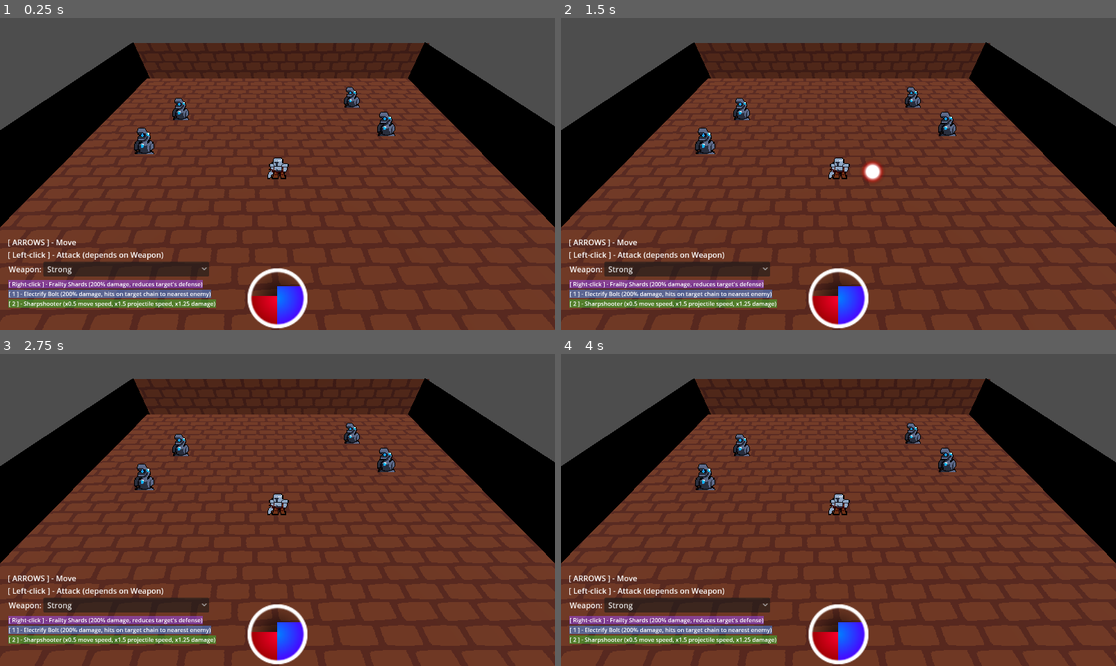
Above: before the commit, frames 1-4 (two rows, left to right).
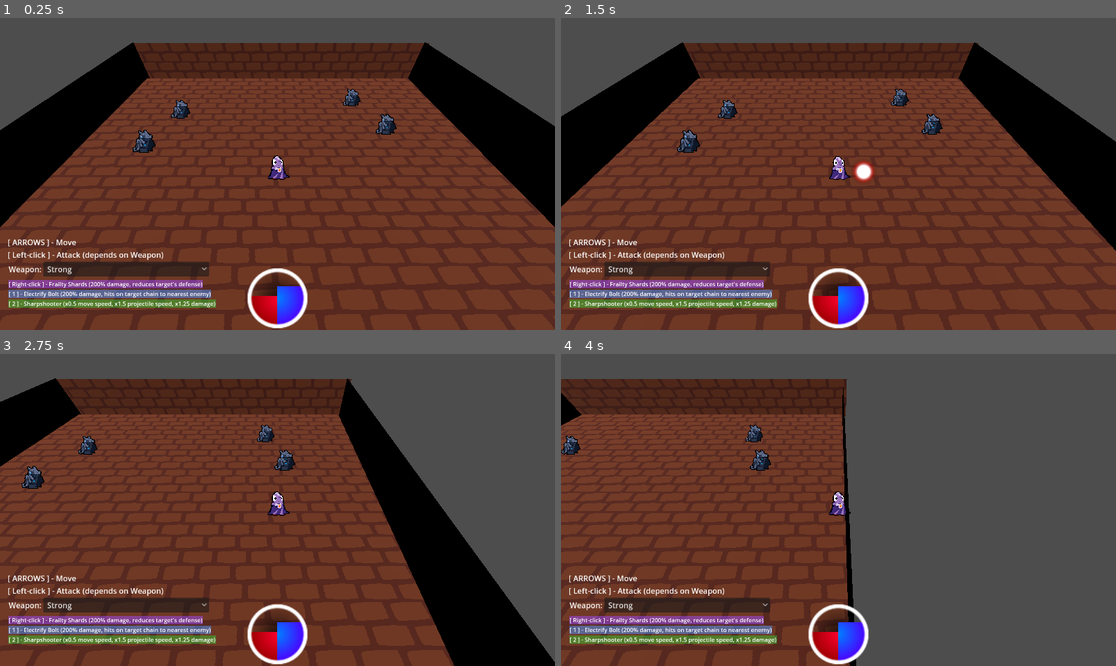
Above: after the commit, the same moments.

Repository: don-tnowe/godot-wyvernquest-rpg
Game: Godot game, scene res://src/main.tscn
Two runs of this game, one before a commit and one after it. Both use one fixed random seed, a clock stepped at 60 frames per second and the inputs below.
Inputs (mouse positions are in pixels of both pictures, inside the frame that each line leads up to):
- Up to frame 1 (0.25 s): no input
- Up to frame 2 (1.5 s): click "Strong" at 0.5 s; tap Enter at 1.25 s; move the mouse to (960, 158) at 1.27 s; hold D (move_right) from 1.28 s (still down); hold Ctrl from 1.28 s (still down); click (960, 158) at 1.42 s
- Up to frame 3 (2.75 s): release D (move_right) at 2 s; release Ctrl at 2 s; drag from (166, 525) to (249, 572) at 2.02 s
- Up to frame 4 (4 s): move the mouse to (894, 441) at 2.77 s; hold D (move_right) 2.78-3.5 s; tap Z at 2.85 s; drag from (810, 572) to (672, 463) at 3.52 s

The runs differ from the first frame. In frame 1, 0.8% of the frame differs, in the area x 23-72%, y 22-52%; in frame 2, 7.7%; in frame 3, 35%; in frame 4, 52%, in the area x 0-100%, y 7-100%.

Commit message:
Update sprites and scenes

Diff:
--- a/src/main.tscn
+++ b/src/main.tscn
@@ -82,7 +82,7 @@
 region_rect = Rect2(0, 0, 1024, 128)
 
 [node name="StaticBody3D5" type="StaticBody3D" parent="Level"]
-transform = Transform3D(-1, 0, -8.74228e-08, 0, 1, 0, 8.74228e-08, 0, -1, 0.122757, 1.61524, 5.09552)
+transform = Transform3D(-1, 0, -8.74228e-08, 0, 1, 0, 8.74228e-08, 0, -1, 0.122757, 0.584499, 5.09552)
 
 [node name="CollisionShape3D" type="CollisionShape3D" parent="Level/StaticBody3D5"]
 transform = Transform3D(1, 0, 0, 0, 1, 0, 0, 0, 1, 0, -1, -1)
--- a/src/scenes/combat_npc.tscn
+++ b/src/scenes/combat_npc.tscn
@@ -15,6 +15,7 @@
 at_path = &"init"
 magnitude = 1.0
 expires_in = 0.0
+non_repeat = false
 stat_count = 5
 stat_0/stat = &"max_hp"
 stat_0/value = 80.0
@@ -143,7 +144,7 @@
 
 [node name="Sprite2D" type="Sprite3D" parent="."]
 transform = Transform3D(1, 0, 0, 0, 1, 0, 0, 0, 1, 0, 0.0724338, 0)
-pixel_size = 0.02
+pixel_size = 0.004
 billboard = 1
 alpha_cut = 1
 texture_filter = 0
--- a/src/scenes/hero.gd
+++ b/src/scenes/hero.gd
@@ -25,22 +25,24 @@
 
 
 func _physics_process(delta):
-	var input_vec := Input.get_vector(&"ui_left", &"ui_right", &"ui_up", &"ui_down")
+	var input_vec := Input.get_vector(&"move_left", &"move_right", &"move_forward", &"move_backwards")
 	var velocity_h := Vector2(velocity.x, velocity.z)
 	var speed_delta := move_brake
 	if input_vec != Vector2.ZERO:
 		# Changes speed at `move_brake` if pushing against velocity vec, `move_accel` if forwards or sideways
-		speed_delta = lerp(move_brake, move_accel, min(input_vec.dot(velocity_h.normalized()) + 1, 1))
+		speed_delta = -0.5 * (input_vec.dot(velocity_h.normalized()) - 1.0) * move_brake + move_accel
 		last_input_direction = Vector3(input_vec.x, 0, input_vec.y).normalized()
-		anim.play("run")
+		if anim.current_animation != &"run":
+			anim.play(&"run")
 
 	else:
-		anim.play("idle")
+		if anim.current_animation != &"idle":
+			anim.play(&"idle")
 
 	velocity_h = velocity_h.move_toward(input_vec * move_maxspeed, delta * speed_delta)
 	velocity = Vector3(velocity_h.x, 0, velocity_h.y)
 	if input_vec.x != 0:
-		$"Visual/Flip/Sprite3D".flip_h = input_vec.x > 0
+		$"Visual/Flip/Sprite3D".flip_h = input_vec.x < 0
 
 	move_and_slide()
 
--- a/src/scenes/hero.tscn
+++ b/src/scenes/hero.tscn
@@ -30,6 +30,7 @@
 at_path = &"status/frailty_shard"
 magnitude = 1.0
 expires_in = 3.0
+non_repeat = false
 stat_count = 1
 stat_0/stat = &"defense"
 stat_0/value = 0.25
@@ -69,6 +70,7 @@
 at_path = &"status/sharpshooter"
 magnitude = 1.0
 expires_in = 5.0
+non_repeat = false
 stat_count = 3
 stat_0/stat = &"movement_speed"
 stat_0/value = 0.5
@@ -96,6 +98,7 @@
 at_path = &"equip/weapon"
 magnitude = 1.0
 expires_in = 0.0
+non_repeat = false
 stat_count = 2
 stat_0/stat = &"weapon_damage"
 stat_0/value = 8.0
@@ -125,6 +128,7 @@
 at_path = &"equip/weapon"
 magnitude = 1.0
 expires_in = 0.0
+non_repeat = false
 stat_count = 2
 stat_0/stat = &"weapon_damage"
 stat_0/value = 4.0
@@ -145,6 +149,7 @@
 at_path = &"init"
 magnitude = 1.0
 expires_in = 0.0
+non_repeat = false
 stat_count = 5
 stat_0/stat = &"max_hp"
 stat_0/value = 20.0
@@ -196,6 +201,18 @@
 "update": 0,
 "values": [Vector3(0, 0.25, 0)]
 }
+tracks/2/type = "value"
+tracks/2/imported = false
+tracks/2/enabled = true
+tracks/2/path = NodePath("Visual/Flip/Sprite3D:scale")
+tracks/2/interp = 1
+tracks/2/loop_wrap = true
+tracks/2/keys = {
+"times": PackedFloat32Array(0),
+"transitions": PackedFloat32Array(1),
+"update": 0,
+"values": [Vector3(1, 1, 1)]
+}
 
 [sub_resource type="Animation" id="42"]
 resource_name = "idle"
@@ -218,16 +235,29 @@
 tracks/1/interp = 1
 tracks/1/loop_wrap = true
 tracks/1/keys = {
+"times": PackedFloat32Array(0, 0.5),
+"transitions": PackedFloat32Array(1, 1),
+"update": 0,
+"values": [Vector3(0, 0.296975, 0), Vector3(0, 0.296975, 0)]
+}
+tracks/2/type = "value"
+tracks/2/imported = false
+tracks/2/enabled = true
+tracks/2/path = NodePath("Visual/Flip/Sprite3D:scale")
+tracks/2/interp = 1
+tracks/2/loop_wrap = true
+tracks/2/keys = {
 "times": PackedFloat32Array(0),
 "transitions": PackedFloat32Array(1),
 "update": 0,
-"values": [Vector3(0, 0.296975, 0)]
+"values": [Vector3(1, 1, 1)]
 }
 
 [sub_resource type="Animation" id="44"]
 resource_name = "run"
-length = 0.4
+length = 0.8
 loop_mode = 1
+step = 0.025
 tracks/0/type = "value"
 tracks/0/imported = false
 tracks/0/enabled = true
@@ -235,10 +265,10 @@
 tracks/0/interp = 1
 tracks/0/loop_wrap = true
 tracks/0/keys = {
-"times": PackedFloat32Array(0, 0.2),
-"transitions": PackedFloat32Array(1, 1),
+"times": PackedFloat32Array(0.1, 0.275, 0.5, 0.675),
+"transitions": PackedFloat32Array(1, 1, 1, 1),
 "update": 1,
-"values": [2, 3]
+"values": [5, 6, 5, 4]
 }
 tracks/1/type = "value"
 tracks/1/imported = false
@@ -247,10 +277,22 @@
 tracks/1/interp = 1
 tracks/1/loop_wrap = true
 tracks/1/keys = {
-"times": PackedFloat32Array(0.1, 0.3),
-"transitions": PackedFloat32Array(2, 0.5),
-"update": 0,
-"values": [Vector3(0, 0.4, 0), Vector3(0, 0.25, 0)]
+"times": PackedFloat32Array(0, 0.2, 0.4, 0.6),
+"transitions": PackedFloat32Array(2, 0.5, 2, 0.5),
+"update": 0,
+"values": [Vector3(0, 0.3, 0), Vector3(0, 0.25, 0), Vector3(0, 0.3, 0), Vector3(0, 0.25, 0)]
+}
+tracks/2/type = "value"
+tracks/2/imported = false
+tracks/2/enabled = true
+tracks/2/path = NodePath("Visual/Flip/Sprite3D:scale")
+tracks/2/interp = 1
+tracks/2/loop_wrap = true
+tracks/2/keys = {
+"times": PackedFloat32Array(0, 0.8),
+"transitions": PackedFloat32Array(1, 1),
+"update": 0,
+"values": [Vector3(1, 1, 1), Vector3(1, 1, 1)]
 }
 
 [sub_resource type="AnimationLibrary" id="AnimationLibrary_f6ne8"]
@@ -361,13 +403,13 @@
 
 [node name="Sprite3D" type="Sprite3D" parent="Visual/Flip"]
 transform = Transform3D(1, 0, 0, 0, 1, 0, 0, 0, 1, 0, 0.25, 0)
-pixel_size = 0.02
+pixel_size = 0.004
 billboard = 1
 alpha_cut = 1
 texture_filter = 0
 texture = ExtResource("1_cjwhw")
-hframes = 2
-vframes = 2
+hframes = 4
+vframes = 4
 
 [node name="Camera3D" type="Camera3D" parent="."]
 transform = Transform3D(1, 0, 0, 0, 0.666532, 0.745476, 0, -0.745476, 0.666532, 0, 3.45, 3)
Binary file changed: graphics/characters/hero.png
Not shown, changed: graphics/characters/hero.png.import
Binary file changed: graphics/characters/ice_wyverngoyle.png
Not shown, changed: graphics/characters/ice_wyverngoyle.png.import
Not shown: 1 places in src/scenes/combat_npc.tscn that only renumber resources
